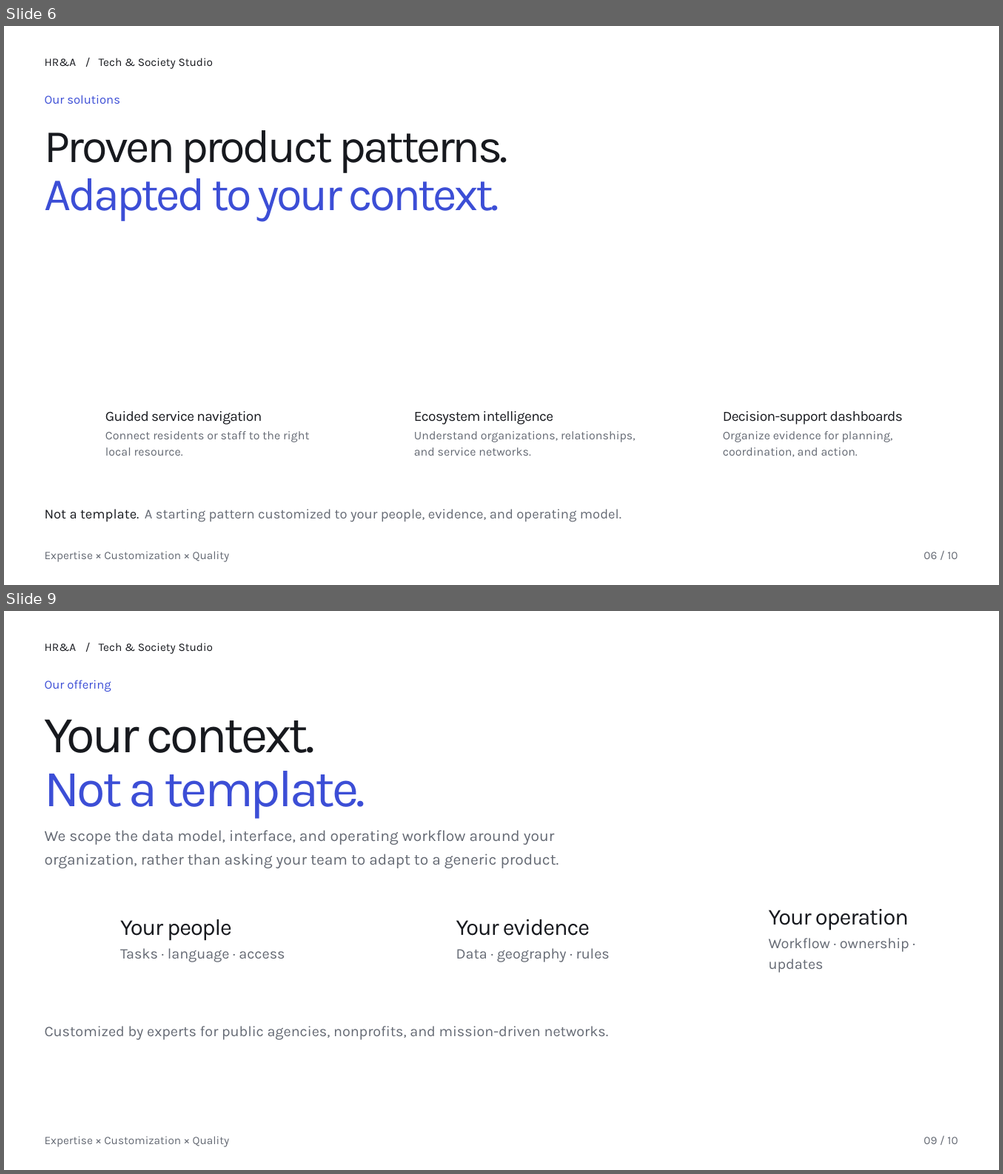
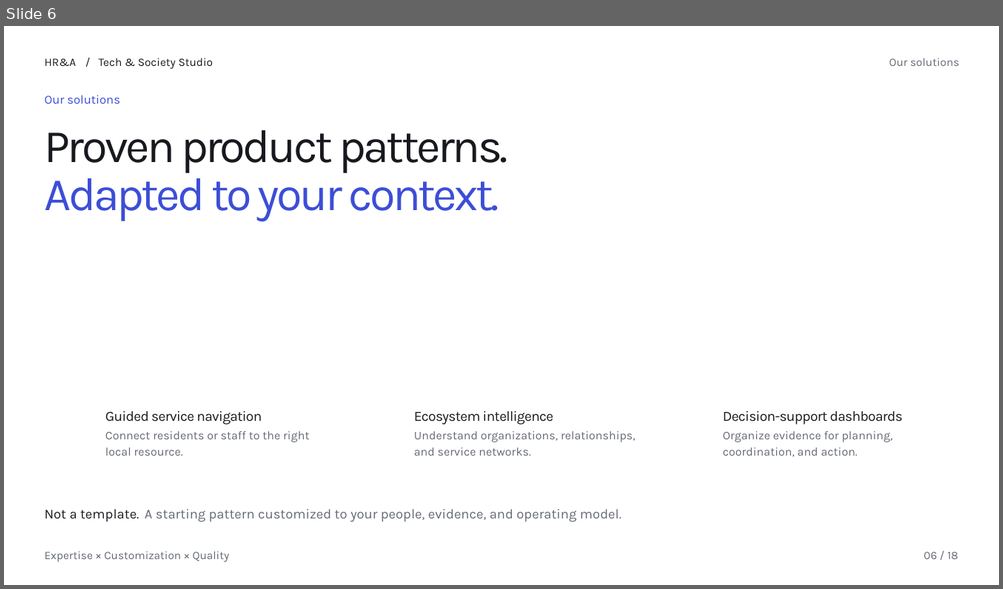
Before and after one commit to Alphaam/cc-chatbot-dev, a slide deck: public/presentation/studio-editable.pptx. Shown one above the other, each under a label of ours: slides 6 and 9 before the commit, slide 6 after it; the slides between them are not shown. The pictures are 1003x1174 and 1003x589 pixels, drawn with LibreOffice and Linux fonts; fonts in the diff are those of the drawing; background and template pictures are left out. Boxes give left, top, right and bottom in pixels: in the first picture for what was removed or moved away, otherwise in the second. Text is boxed around its words. In the diff, an @@ line names an element or a change of style, - is before the commit and + after.

```diff
--- a/public/presentation/studio-editable.pptx
+++ b/public/presentation/studio-editable.pptx
@@ slide 9 removed at [4, 611, 999, 1170], background picture (left out) @@
@@ text removed at [45, 644, 77, 651] @@
-HR&A
@@ text removed at [85, 640, 95, 655] @@
-/
@@ text removed at [99, 643, 213, 654] @@
-Tech & Society Studio
@@ text removed at [45, 680, 111, 692] @@
-Our offering
@@ text removed at [45, 720, 314, 753] @@
-Your context.
@@ text removed at [45, 771, 365, 819] @@
-Not a template.
@@ text removed at [45, 830, 555, 845] @@
-We scope the data model, interface, and operating workflow around your
@@ text removed at [45, 854, 559, 869] @@
-organization, rather than asking your team to adapt to a generic product.
@@ text removed at [120, 920, 232, 940] @@
-Your people
@@ text removed at [456, 920, 589, 936] @@
-Your evidence
@@ text removed at [768, 909, 908, 930] @@
-Your operation
@@ text removed at [768, 938, 909, 952] @@
-Workflow · ownership ·
@@ text removed at [120, 948, 284, 963] @@
-Tasks · language · access
@@ text removed at [456, 948, 609, 963] @@
-Data · geography · rules
@@ text removed at [768, 959, 823, 973] @@
-updates
@@ text removed at [45, 1026, 609, 1040] @@
-Customized by experts for public agencies, nonprofits, and mission-driven networks.
@@ text removed at [45, 1136, 230, 1147] @@
-Expertise × Customization × Quality
@@ text removed at [923, 1137, 957, 1145] @@
-09 / 10
@@ slide 6 changed as well @@
@@ text added at [889, 58, 959, 66], 13.2 pt, text #646973 @@
+Our solutions
@@ text at [923, 552, 958, 560]: text changed @@
-06 / 10
+06 / 18
```
Also in this commit, not shown: 6 other slides changed, 11 slides added, 2 other slides removed, 6 other files.
